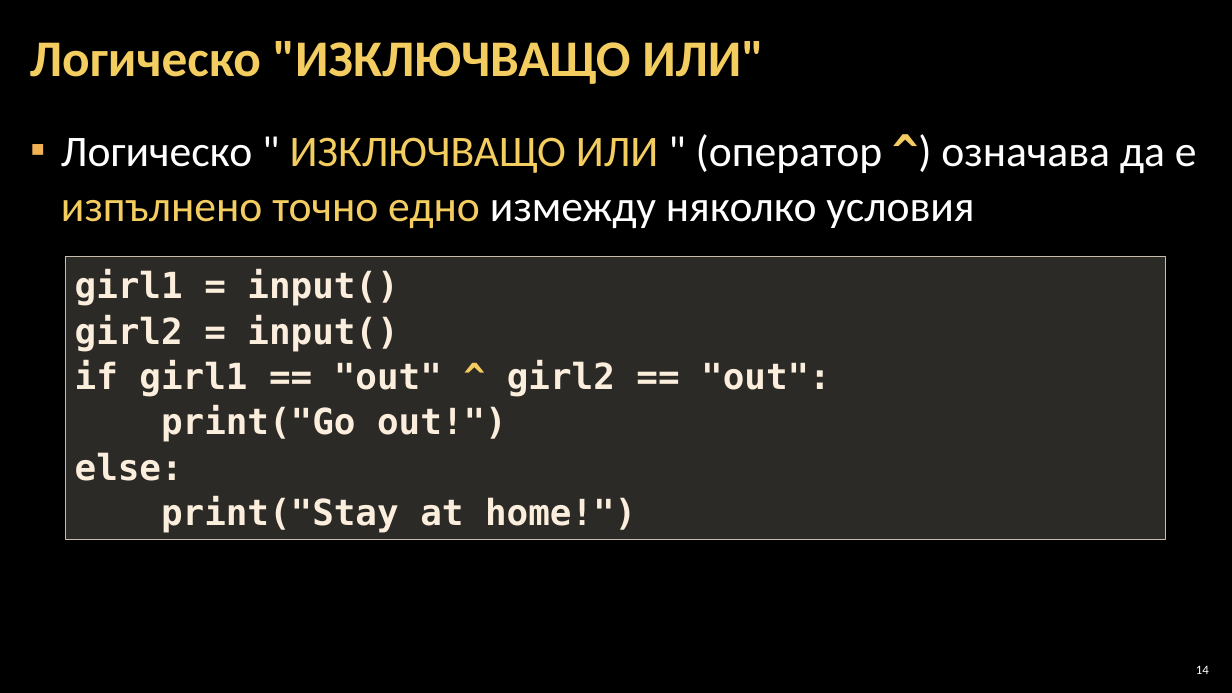
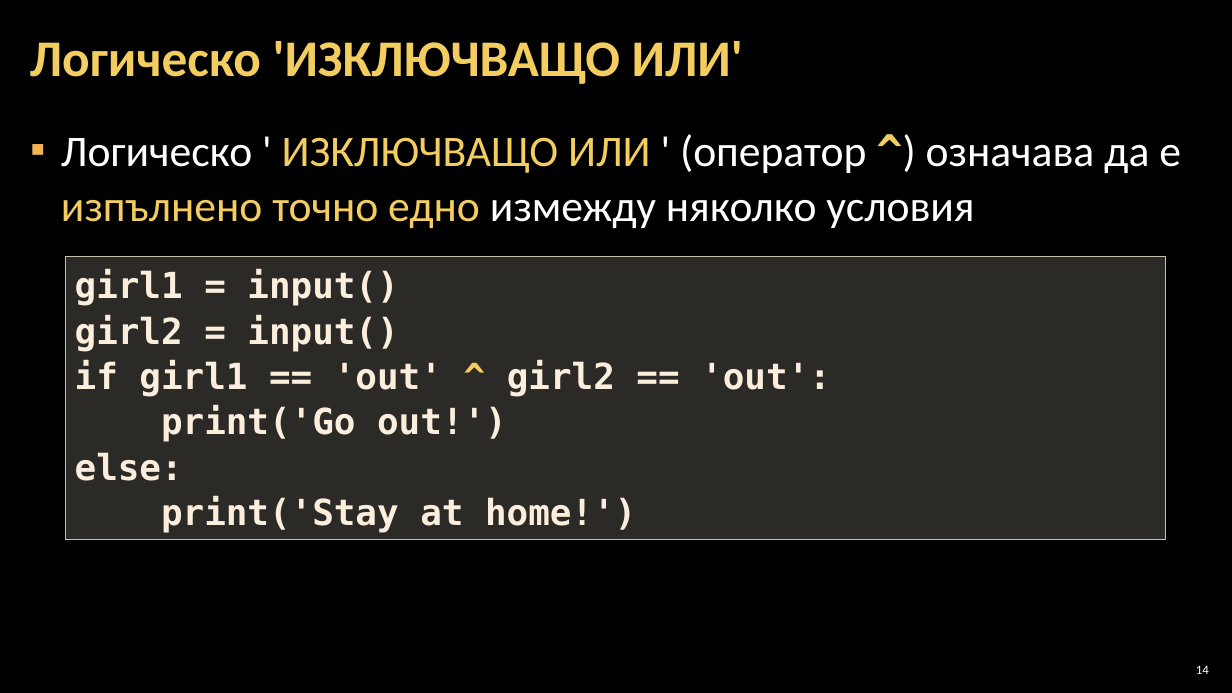
Before and after one commit to Software-University/Python-Basics, a slide deck: slide 14 of 4. Complex-Conditions/4. Complex-Conditions.pptx. Drawn at 1232x693 pixels with LibreOffice and Linux fonts; fonts in the diff are those of the drawing; background and template pictures are left out. Boxes give left, top, right and bottom in pixels: in the first picture for what was removed or moved away, otherwise in the second. Text is boxed around its words. In the diff, an @@ line names an element or a change of style, - is before the commit and + after.

```diff
--- a/4. Complex-Conditions/4. Complex-Conditions.pptx
+++ b/4. Complex-Conditions/4. Complex-Conditions.pptx
@@ title at (x1=30, y1=41, x2=743, y2=84): text changed @@
-Логическо "ИЗКЛЮЧВАЩО ИЛИ"
+Логическо 'ИЗКЛЮЧВАЩО ИЛИ'
@@ text at (x1=61, y1=134, x2=1181, y2=228): text changed @@
-▪ Логическо " ИЗКЛЮЧВАЩО ИЛИ " (оператор ^) означава да е изпълнено точно едно измежду няколко условия
+▪ Логическо ' ИЗКЛЮЧВАЩО ИЛИ ' (оператор ^) означава да е изпълнено точно едно измежду няколко условия
@@ text in rectangle at (x1=75, y1=360, x2=831, y2=442): text changed @@
-if girl1 == "out" ^ girl2 == "out":
-print("Go out!")
+if girl1 == 'out' ^ girl2 == 'out':
+print('Go out!')
@@ text in rectangle at (x1=161, y1=496, x2=636, y2=533): text changed @@
-print("Stay at home!")
+print('Stay at home!')
```
Also in this commit, not shown: 18 other slides changed, 13 other files.
